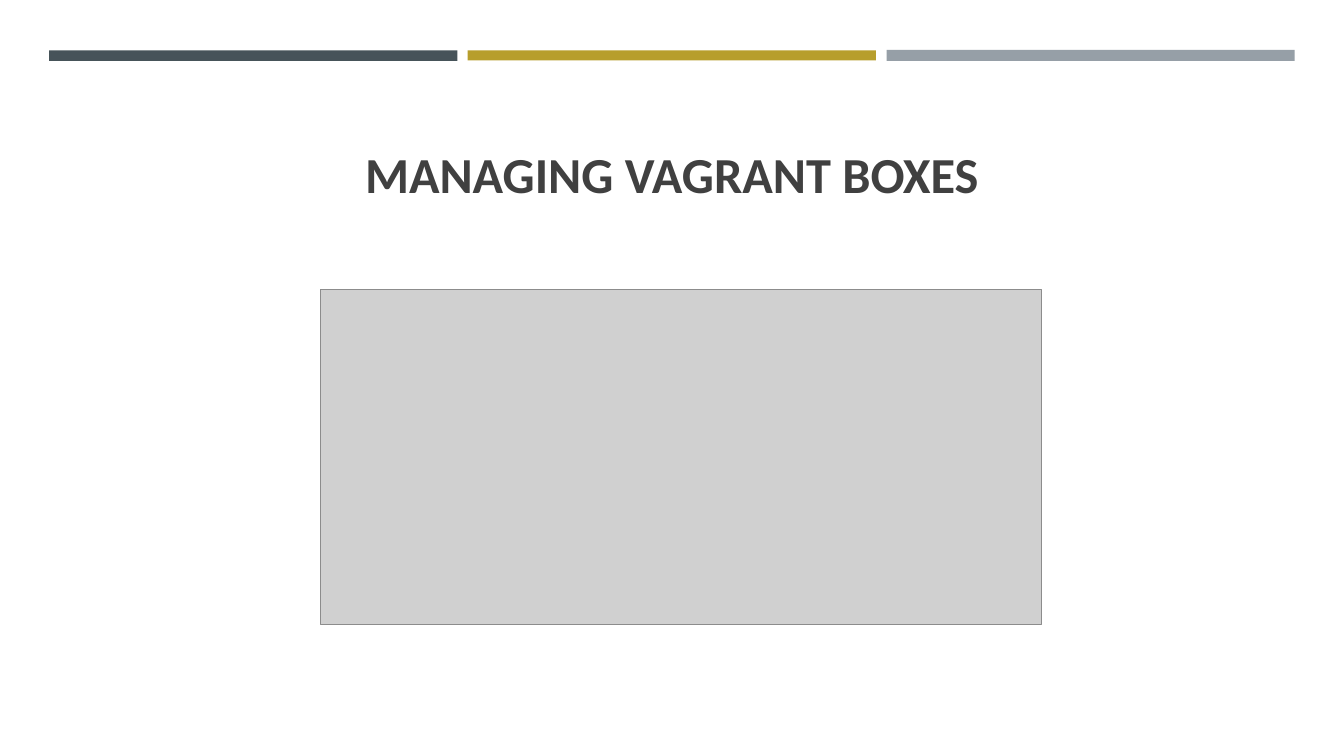
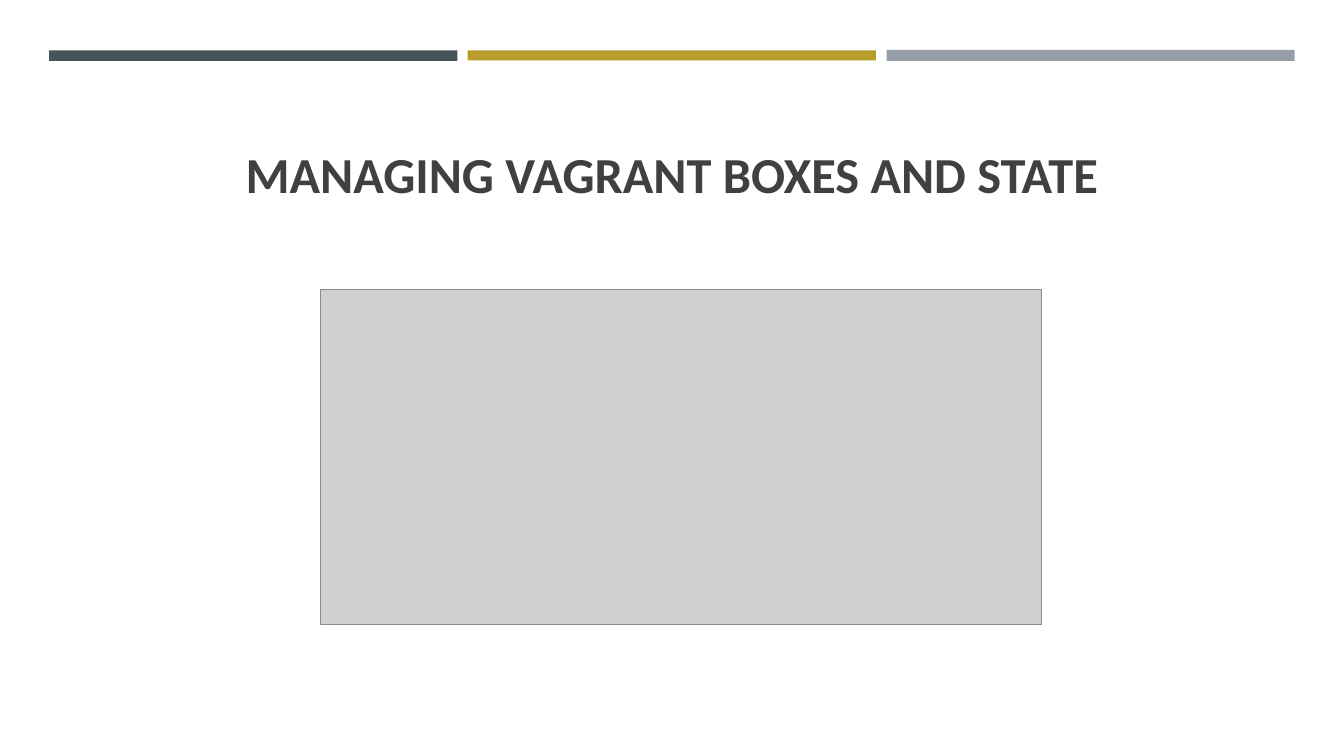
Before and after one commit to ferninphilly/accelebrate-vagrant-docker, a slide deck: slide 2 of module03/presentationThree.pptx. Drawn at 1344x756 pixels with LibreOffice and Linux fonts; fonts in the diff are those of the drawing; grey boxes stand for pictures. Boxes give left, top, right and bottom in pixels: in the first picture for what was removed or moved away, otherwise in the second. Text is boxed around its words. In the diff, an @@ line names an element or a change of style, - is before the commit and + after.

Commit message:
Updated

```diff
--- a/module03/presentationThree.pptx
+++ b/module03/presentationThree.pptx
@@ title at (246,160,1097,194): text changed @@
-MANAGING VAGRANT BOXES
+MANAGING VAGRANT BOXES AND STATE
```
Also in this commit, not shown: 1 other slide changed, 15 slides added.
